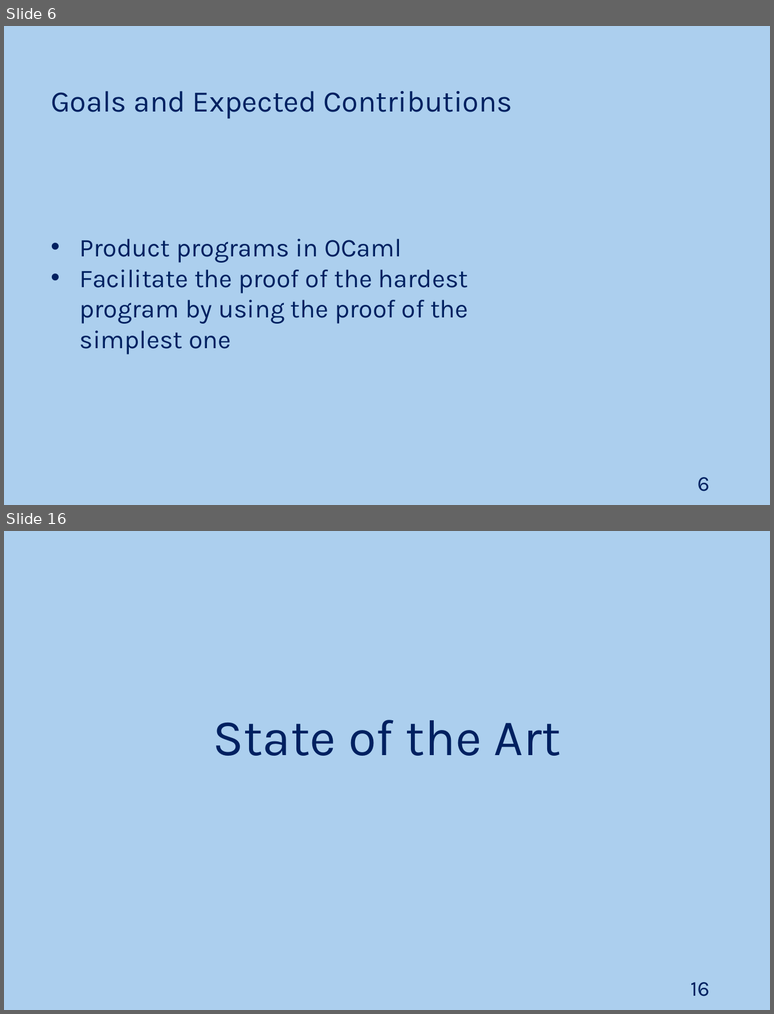
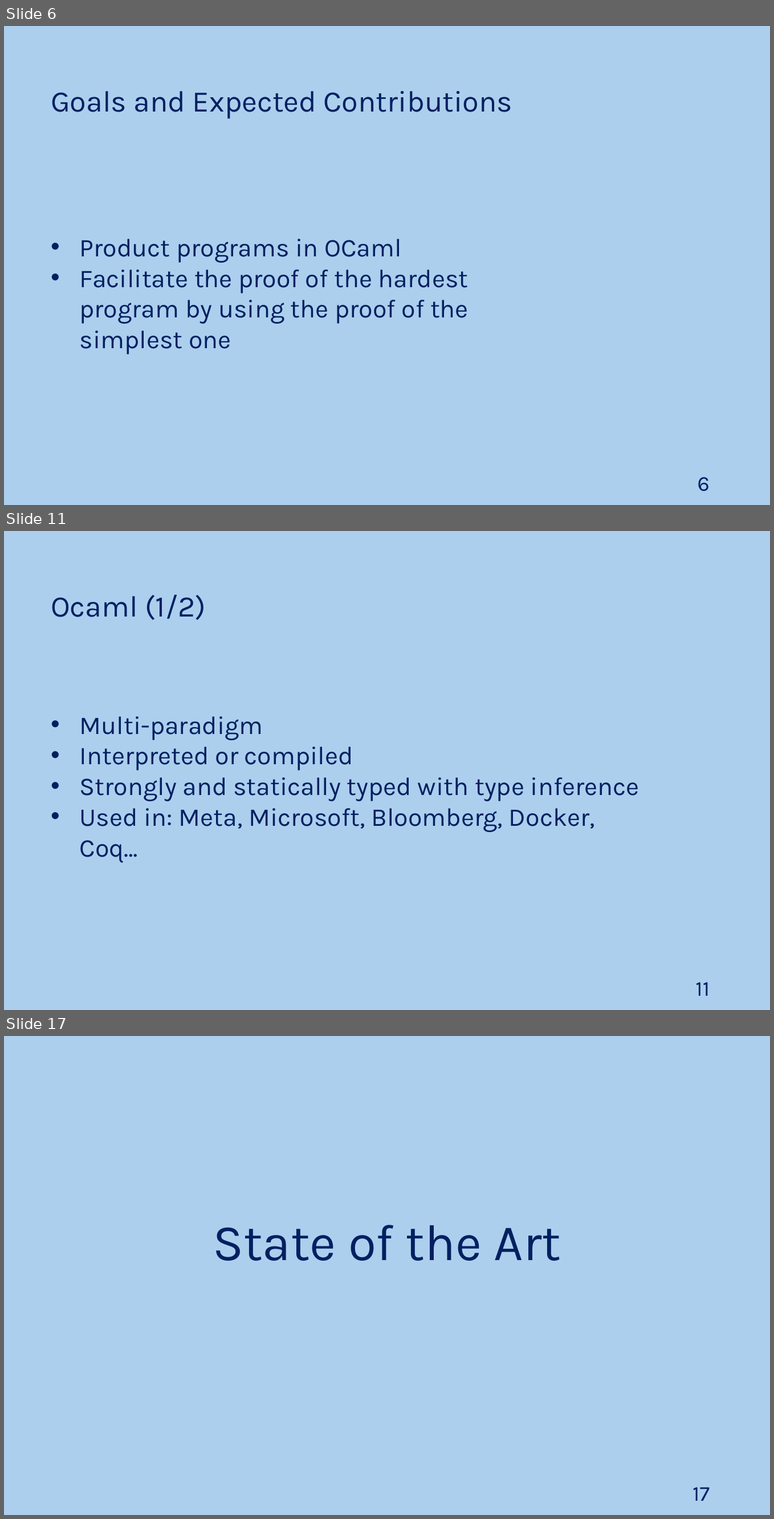
Before and after one commit to JoaoNini75/MasterThesis, a slide deck: Ap Prep Tese.pptx. Shown one above the other, each under a label of ours: slides 6 and 16 before the commit, slides 6, 11 and 17 after it; the slides between them are not shown. The pictures are 774x1014 and 774x1519 pixels, drawn with LibreOffice and Linux fonts; fonts in the diff are those of the drawing. Boxes give left, top, right and bottom in pixels: in the first picture for what was removed or moved away, otherwise in the second. Text is boxed around its words. In the diff, an @@ line names an element or a change of style, - is before the commit and + after.

```diff
--- a/Ap Prep Tese.pptx
+++ b/Ap Prep Tese.pptx
@@ slide 11 added at (4, 531, 770, 1010), background #ACCFEE @@
@@ text added at (51, 595, 206, 620), 28 pt, text #002060 @@
+Ocaml (1/2)
@@ text added at (80, 716, 640, 832), 24 pt, text #002060 @@
+• Multi-paradigm
+• Interpreted or compiled
+• Strongly and statically typed with type inference
+• Used in: Meta, Microsoft, Bloomberg, Docker, Coq…
@@ page number added at (695, 982, 710, 996), 20 pt, text #002060 @@
+11
@@ what was slide 16 is now slide 17 @@
@@ page number at (693, 1487, 710, 1501): text changed @@
-16
+17
```
Also in this commit, not shown: 8 slides changed, 1 other slide added, 1 slide removed.
